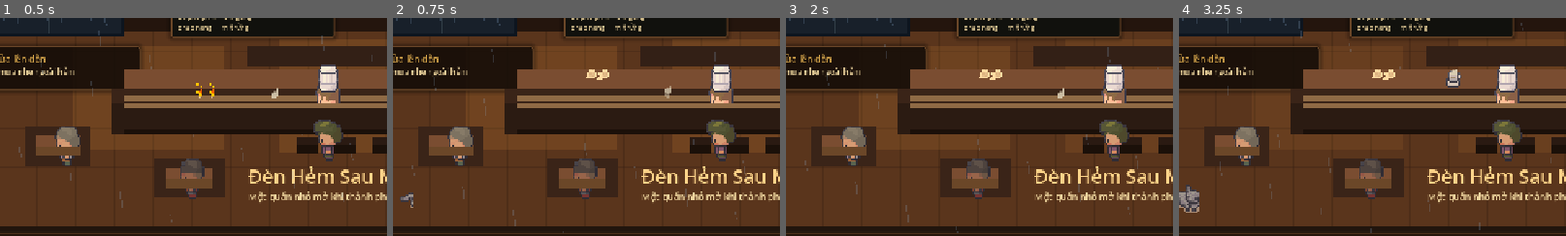
Above: before the commit, frames 1-4 (left to right).
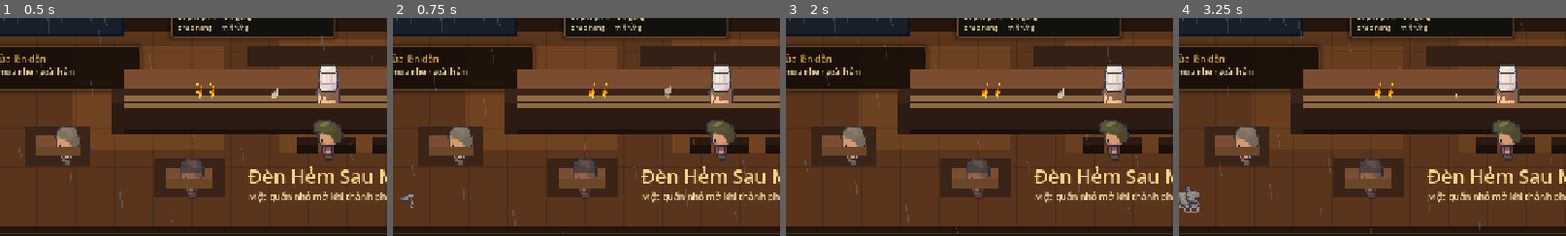
Above: after the commit, the same moments.

Repository: xanhxanh3011-wq/Valley_After_Rain
Game: Godot game, scene res://scenes/main/NightCafeGame.tscn
Two runs of this game, one before a commit and one after it. Both use one fixed random seed, a clock stepped at 60 frames per second and the inputs below.
Inputs:
- Up to frame 1 (0.5 s): no input
- Up to frame 2 (0.75 s): click "Chơi mới" at 0.5 s
- Up to frame 3 (2 s): click "Menu chính" at 1.25 s
- Up to frame 4 (3.25 s): hold D (move_right) 2.03-2.78 s; hold S (move_down) from 2.78 s (still down)
The pictures show only the part of the screen within x 9-59%, y 11-61%; the shares and areas given below are measured in that part.

Frame 1 is identical in both runs. In frame 2, 0.3% of the frame differs, in the area x 49-56%, y 23-37%; in frame 3, 0.3%; in frame 4, 0.6%, in the area x 49-73%, y 23-37%.

Commit message:
fix: constrain sprite slicing to asset grids

Diff:
--- a/data/characters.json
+++ b/data/characters.json
@@ -109,6 +109,8 @@
 		"full_sheet": "res://assets/limezu/characters_free/16x16/Cleaner_girl_16x16.png",
 		"frame_width": 16,
 		"frame_height": 32,
+		"full_frame_width": 16,
+		"full_frame_height": 16,
 		"scale": 3,
 		"default_animation": "idle_down",
 		"default_direction": "down",
--- a/scripts/game/night_cafe_game.gd
+++ b/scripts/game/night_cafe_game.gd
@@ -601,7 +601,7 @@
 
 	_add_counter_front_overlay()
 	_add_table_front_overlays()
-	_add_animated_prop(AssetCatalog.LIMEZU_ANIMATED_16_DIR + "animated_cat.png", Vector2(110, 390), -1, Vector2i(16, 16), 3.0, 4.0, Color("#ffe8c2"))
+	_add_animated_prop(AssetCatalog.LIMEZU_ANIMATED_16_DIR + "animated_cat.png", Vector2(110, 390), 36, Vector2i(16, 16), 3.0, 4.0, Color("#ffe8c2"))
 	_add_steam(Vector2(548, 180))
 	_add_steam(Vector2(705, 182))
 	_add_scene_status(mode, customer_id, recipe_id, result)
@@ -675,10 +675,10 @@
 	_add_scene_rect(Vector2(284, 182), Vector2(712, 74), Color("#3a2418"), 20)
 	_add_scene_rect(Vector2(304, 194), Vector2(672, 10), Color("#8f6a45"), 20)
 	_add_scene_rect(Vector2(508, 112), Vector2(250, 34), Color("#332016"))
-	_add_animated_prop(AssetCatalog.LIMEZU_ANIMATED_16_DIR + "animated_coffee.png", Vector2(552, 198), -1, Vector2i(16, 16), 3.0, 4.0, Color("#fff0d0"))
-	_add_animated_prop(AssetCatalog.LIMEZU_ANIMATED_16_DIR + "animated_kitchen_pan_with_omelette.png", Vector2(712, 198), 12, Vector2i(16, 16), 3.0, 5.0, Color("#fff0d0"))
-	_add_animated_prop(AssetCatalog.LIMEZU_ANIMATED_16_DIR + "animated_kitchen_sink_1.png", Vector2(792, 198), -1, Vector2i(16, 16), 3.0, 3.0, Color("#fff0d0"))
-	_add_animated_prop(AssetCatalog.LIMEZU_ANIMATED_16_DIR + "animated_candle.png", Vector2(436, 198), -1, Vector2i(16, 16), 3.0, 5.0, Color("#ffdca2"))
+	_add_animated_prop(AssetCatalog.LIMEZU_ANIMATED_16_DIR + "animated_coffee.png", Vector2(552, 198), 6, Vector2i(16, 16), 3.0, 4.0, Color("#fff0d0"))
+	_add_animated_prop(AssetCatalog.LIMEZU_ANIMATED_16_DIR + "animated_kitchen_pan_with_omelette.png", Vector2(712, 198), 16, Vector2i(16, 16), 3.0, 5.0, Color("#fff0d0"))
+	_add_animated_prop(AssetCatalog.LIMEZU_ANIMATED_16_DIR + "animated_kitchen_sink_1.png", Vector2(792, 198), 6, Vector2i(16, 16), 3.0, 3.0, Color("#fff0d0"))
+	_add_animated_prop(AssetCatalog.LIMEZU_ANIMATED_16_DIR + "animated_candle.png", Vector2(436, 198), 3, Vector2i(16, 16), 3.0, 5.0, Color("#ffdca2"))
 	_add_scene_rect(Vector2(894, 142), Vector2(38, 52), Color("#24412b"))
 	_add_scene_rect(Vector2(906, 118), Vector2(14, 26), Color("#4c7a47"))
 	_add_scene_rect(Vector2(930, 130), Vector2(14, 18), Color("#5c8a52"))
@@ -842,7 +842,7 @@
 	scene_layer.add_child(sprite)
 	return sprite
 
-func _add_animated_prop(path: String, foot_position: Vector2, frame_count := -1, frame_size := Vector2i(16, 16), pixel_scale := 3.0, speed := 4.0, tint := Color.WHITE) -> AnimatedSprite2D:
+func _add_animated_prop(path: String, foot_position: Vector2, frame_count := -1, frame_size := Vector2i(16, 16), pixel_scale := 3.0, speed := 4.0, tint := Color.WHITE, start_frame := 0) -> AnimatedSprite2D:
 	var texture := AssetCatalog.load_texture(path)
 	var prop := AnimatedSprite2D.new()
 	var frames := SpriteFrames.new()
@@ -852,8 +852,19 @@
 	var columns: int = max(1, int(texture.get_width() / frame_size.x))
 	var rows: int = max(1, int(texture.get_height() / frame_size.y))
 	var total_frames: int = columns * rows
-	var frames_to_add: int = total_frames if frame_count < 0 else min(frame_count, total_frames)
-	for frame_index in range(frames_to_add):
+	var safe_start_frame: int = clampi(start_frame, 0, max(0, total_frames - 1))
+	var available_frames: int = max(1, total_frames - safe_start_frame)
+	var frames_to_add: int = available_frames if frame_count < 0 else clampi(frame_count, 1, available_frames)
+	if texture.get_width() % frame_size.x != 0 or texture.get_height() % frame_size.y != 0:
+		push_error("Invalid animated prop grid: %s is %sx%s, frame %sx%s" % [
+			path,
+			texture.get_width(),
+			texture.get_height(),
+			frame_size.x,
+			frame_size.y
+		])
+	for offset_index in range(frames_to_add):
+		var frame_index := safe_start_frame + offset_index
 		var column := frame_index % columns
 		var row := int(frame_index / columns)
 		var atlas := AtlasTexture.new()
--- a/scripts/visual/character_sprite_controller.gd
+++ b/scripts/visual/character_sprite_controller.gd
@@ -11,14 +11,26 @@
 var character_id := ""
 var frame_width := 16
 var frame_height := 16
+var idle_frame_width := 16
+var idle_frame_height := 16
+var full_frame_width := 16
+var full_frame_height := 16
+var sit_frame_width := 16
+var sit_frame_height := 16
 var last_direction := "down"
 var state := "idle"
 var velocity := Vector2.ZERO
 
 func configure(id: String, config: Dictionary, requested_animation := "") -> void:
 	character_id = id
-	frame_width = int(config.get("frame_width", 16))
-	frame_height = int(config.get("frame_height", 16))
+	idle_frame_width = int(config.get("idle_frame_width", config.get("frame_width", 16)))
+	idle_frame_height = int(config.get("idle_frame_height", config.get("frame_height", 16)))
+	full_frame_width = int(config.get("full_frame_width", config.get("frame_width", idle_frame_width)))
+	full_frame_height = int(config.get("full_frame_height", config.get("frame_height", idle_frame_height)))
+	sit_frame_width = int(config.get("sit_frame_width", config.get("frame_width", idle_frame_width)))
+	sit_frame_height = int(config.get("sit_frame_height", config.get("frame_height", idle_frame_height)))
+	frame_width = idle_frame_width
+	frame_height = idle_frame_height
 
 	sprite_frames = _create_sprite_frames(config)
 	centered = true
@@ -68,6 +80,7 @@
 		return
 	if not sprite_frames.has_animation(animation_name):
 		animation_name = "idle_down"
+	_apply_offset_for_animation(animation_name)
 	play(animation_name)
 
 func _create_sprite_frames(config: Dictionary) -> SpriteFrames:
@@ -91,39 +104,51 @@
 	return frames
 
 func _add_idle_animations(frames: SpriteFrames, texture: Texture2D) -> void:
-	_validate_grid(texture, "idle")
+	_validate_grid(texture, "idle", idle_frame_width, idle_frame_height)
 	for direction in IDLE_FRAME_ORDER.keys():
 		var animation_name := "idle_%s" % direction
 		frames.add_animation(animation_name)
 		frames.set_animation_loop(animation_name, true)
 		frames.set_animation_speed(animation_name, 1.0)
-		frames.add_frame(animation_name, _atlas_frame(texture, int(IDLE_FRAME_ORDER[direction]), 0))
+		frames.add_frame(animation_name, _atlas_frame(texture, int(IDLE_FRAME_ORDER[direction]), 0, idle_frame_width, idle_frame_height))
 
 func _add_walk_left(frames: SpriteFrames, texture: Texture2D, config: Dictionary) -> void:
-	_validate_grid(texture, "full")
+	_validate_grid(texture, "full", full_frame_width, full_frame_height)
 	var row := int(config.get("walk_row", 1))
 	var start_col := int(config.get("walk_left_start_col", 12))
 	var frame_count := int(config.get("walk_frame_count", 6))
+	var columns := int(texture.get_width() / full_frame_width)
+	var rows := int(texture.get_height() / full_frame_height)
+	if row >= rows or start_col >= columns:
+		push_error("Invalid walk strip for %s: row %s / col %s outside %sx%s grid" % [
+			character_id,
+			row,
+			start_col,
+			columns,
+			rows
+		])
+		return
+	var frames_to_add: int = min(frame_count, columns - start_col)
 	frames.add_animation("walk_left")
 	frames.set_animation_loop("walk_left", true)
 	frames.set_animation_speed("walk_left", 7.0)
-	for i in range(frame_count):
-		frames.add_frame("walk_left", _atlas_frame(texture, start_col + i, row))
+	for i in range(frames_to_add):
+		frames.add_frame("walk_left", _atlas_frame(texture, start_col + i, row, full_frame_width, full_frame_height))
 
 func _add_seated_idle(frames: SpriteFrames, texture: Texture2D) -> void:
-	_validate_grid(texture, "sit")
+	_validate_grid(texture, "sit", sit_frame_width, sit_frame_height)
 	frames.add_animation("seated_idle")
 	frames.set_animation_loop("seated_idle", true)
 	frames.set_animation_speed("seated_idle", 1.8)
 	var start_col: int = 18 if texture.get_width() >= 384 else 0
-	var frame_count: int = min(6, int(texture.get_width() / frame_width) - start_col)
+	var frame_count: int = min(6, int(texture.get_width() / sit_frame_width) - start_col)
 	for i in range(max(1, frame_count)):
-		frames.add_frame("seated_idle", _atlas_frame(texture, start_col + i, 0))
+		frames.add_frame("seated_idle", _atlas_frame(texture, start_col + i, 0, sit_frame_width, sit_frame_height))
 
-func _atlas_frame(texture: Texture2D, column: int, row: int) -> AtlasTexture:
+func _atlas_frame(texture: Texture2D, column: int, row: int, width: int, height: int) -> AtlasTexture:
 	var atlas := AtlasTexture.new()
 	atlas.atlas = texture
-	atlas.region = Rect2(column * frame_width, row * frame_height, frame_width, frame_height)
+	atlas.region = Rect2(column * width, row * height, width, height)
 	return atlas
 
 func _load_texture(path: String) -> Texture2D:
@@ -134,13 +159,21 @@
 		push_error("Missing LimeZu character texture: %s" % path)
 	return texture
 
-func _validate_grid(texture: Texture2D, label: String) -> void:
-	if texture.get_width() % frame_width != 0 or texture.get_height() % frame_height != 0:
+func _apply_offset_for_animation(animation_name: String) -> void:
+	if animation_name.begins_with("walk"):
+		offset = Vector2(0, -float(full_frame_height) * 0.5)
+	elif animation_name == "seated_idle":
+		offset = Vector2(0, -float(sit_frame_height) * 0.5)
+	else:
+		offset = Vector2(0, -float(idle_frame_height) * 0.5)
+
+func _validate_grid(texture: Texture2D, label: String, width: int, height: int) -> void:
+	if texture.get_width() % width != 0 or texture.get_height() % height != 0:
 		push_error("Invalid %s sheet grid for %s: %sx%s is not divisible by %sx%s" % [
 			label,
 			character_id,
 			texture.get_width(),
 			texture.get_height(),
-			frame_width,
-			frame_height
+			width,
+			height
 		])
Not shown, changed: docs/ASSET_PIPELINE_AUDIT.md
